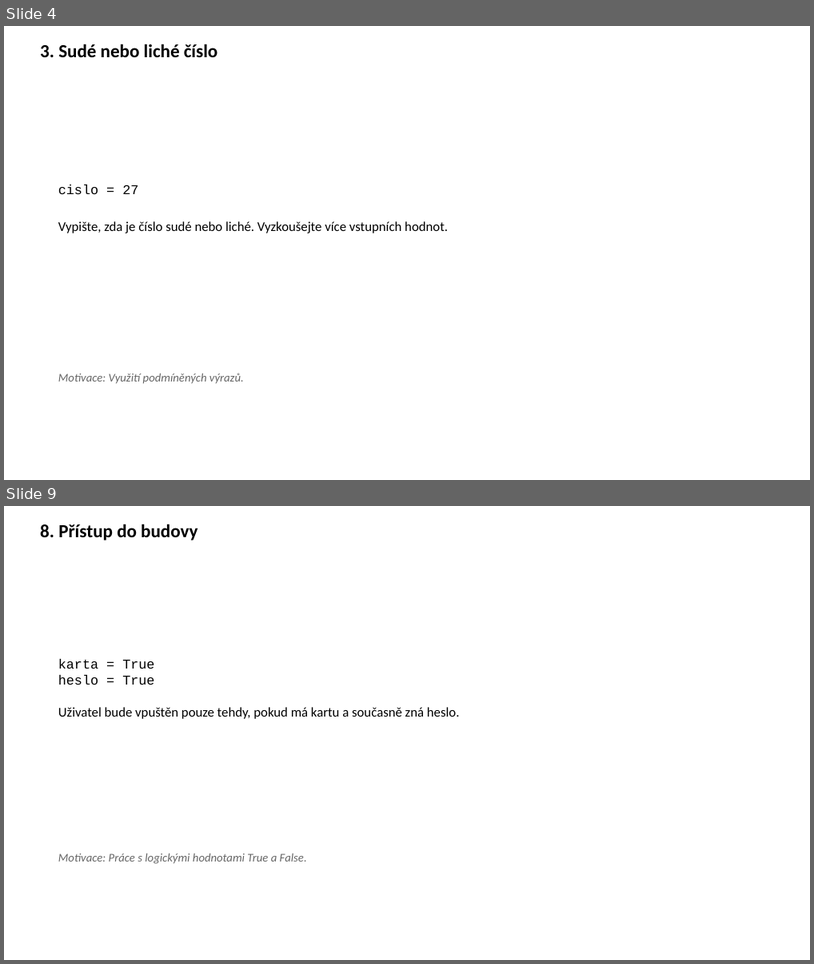
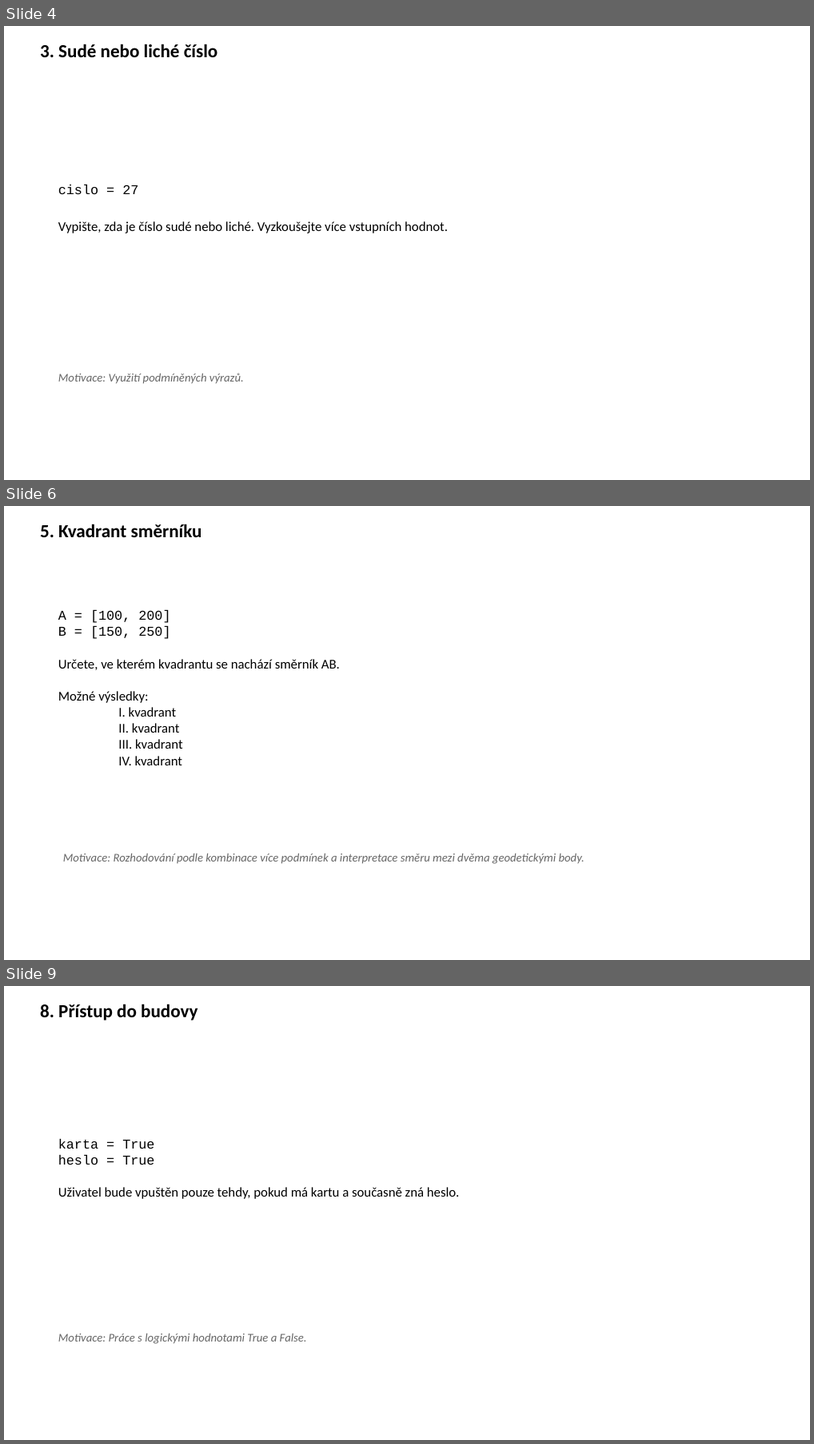
Before and after one commit to k155cvut/uvin, a slide deck: cviceni/cv4/uvin_cv4.pptx. Shown one above the other, each under a label of ours: slides 4 and 9 before the commit, slides 4, 6 and 9 after it; the slides between them are not shown. The pictures are 814x964 and 814x1444 pixels, drawn with LibreOffice and Linux fonts; fonts in the diff are those of the drawing. Boxes give left, top, right and bottom in pixels: in the first picture for what was removed or moved away, otherwise in the second. Text is boxed around its words. In the diff, an @@ line names an element or a change of style, - is before the commit and + after.

```diff
--- a/cviceni/cv4/uvin_cv4.pptx
+++ b/cviceni/cv4/uvin_cv4.pptx
@@ slide 6 added at <box>4,506,810,960</box>, background #FFFFFF @@
@@ text added at <box>40,524,202,537</box>, 22 pt, text #000000, bold @@
+5. Kvadrant směrníku
@@ text added at <box>58,610,340,765</box>, 16 pt, text #000000 @@
+A = [100, 200]
+B = [150, 250]
+Určete, ve kterém kvadrantu se nachází směrník AB.
+Možné výsledky:
+I. kvadrant
+II. kvadrant
+III. kvadrant
+IV. kvadrant
@@ text added at <box>63,853,585,864</box>, 14 pt, text #666666, italic @@
+Motivace: Rozhodování podle kombinace více podmínek a interpretace směru mezi dvěma geodetickými body.
```
Also in this commit, not shown: 3 slides changed, 1 other slide added, 3 slides removed, 1 other file.
